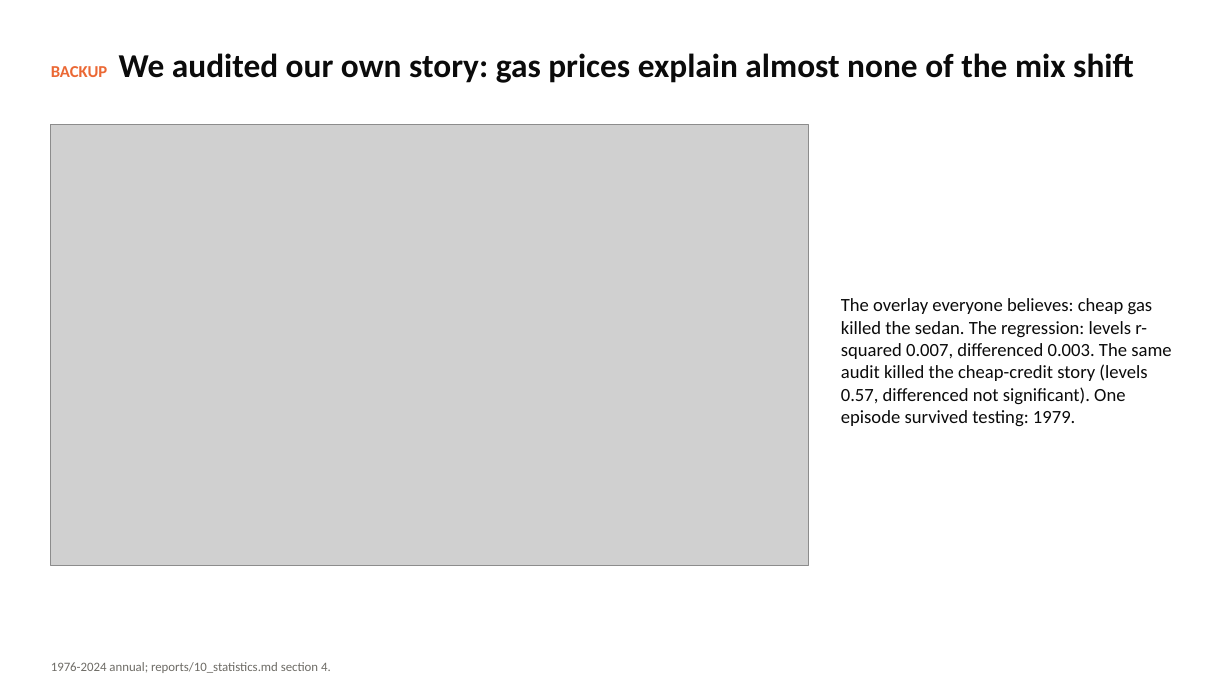
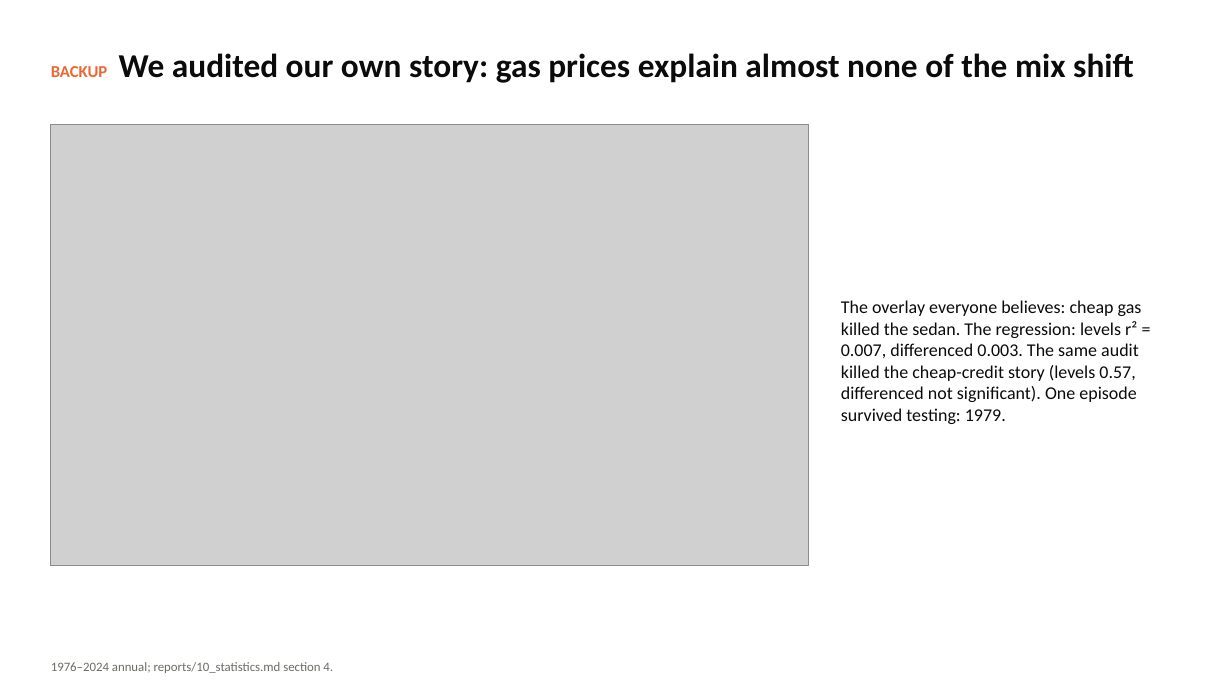
Before and after one commit to SCherwonik/OS3180, a slide deck: slide 30 of MPG Prediction Deck.pptx (slide 24 before the commit). Drawn at 1232x693 pixels with LibreOffice and Linux fonts; fonts in the diff are those of the drawing; grey boxes stand for pictures. Boxes give left, top, right and bottom in pixels: in the first picture for what was removed or moved away, otherwise in the second. Text is boxed around its words. In the diff, an @@ line names an element or a change of style, - is before the commit and + after.

```diff
--- a/MPG Prediction Deck.pptx
+++ b/MPG Prediction Deck.pptx
@@ text at [841, 300, 1142, 424]: text changed; size 14.5 to 14 pt @@
-The overlay everyone believes: cheap gas killed the sedan. The regression: levels r-squared 0.007, differenced 0.003. The same audit killed the cheap-credit story (levels 0.57, differenced not significant). One episode survived testing: 1979.
+The overlay everyone believes: cheap gas killed the sedan. The regression: levels r² = 0.007, differenced 0.003. The same audit killed the cheap-credit story (levels 0.57, differenced not significant). One episode survived testing: 1979.
@@ text at [51, 662, 333, 673]: text changed @@
-1976-2024 annual; reports/10_statistics.md section 4.
+1976–2024 annual; reports/10_statistics.md section 4.
```
Also in this commit, not shown: 18 other slides changed, 15 slides added, 10 slides removed, 23 other files.
